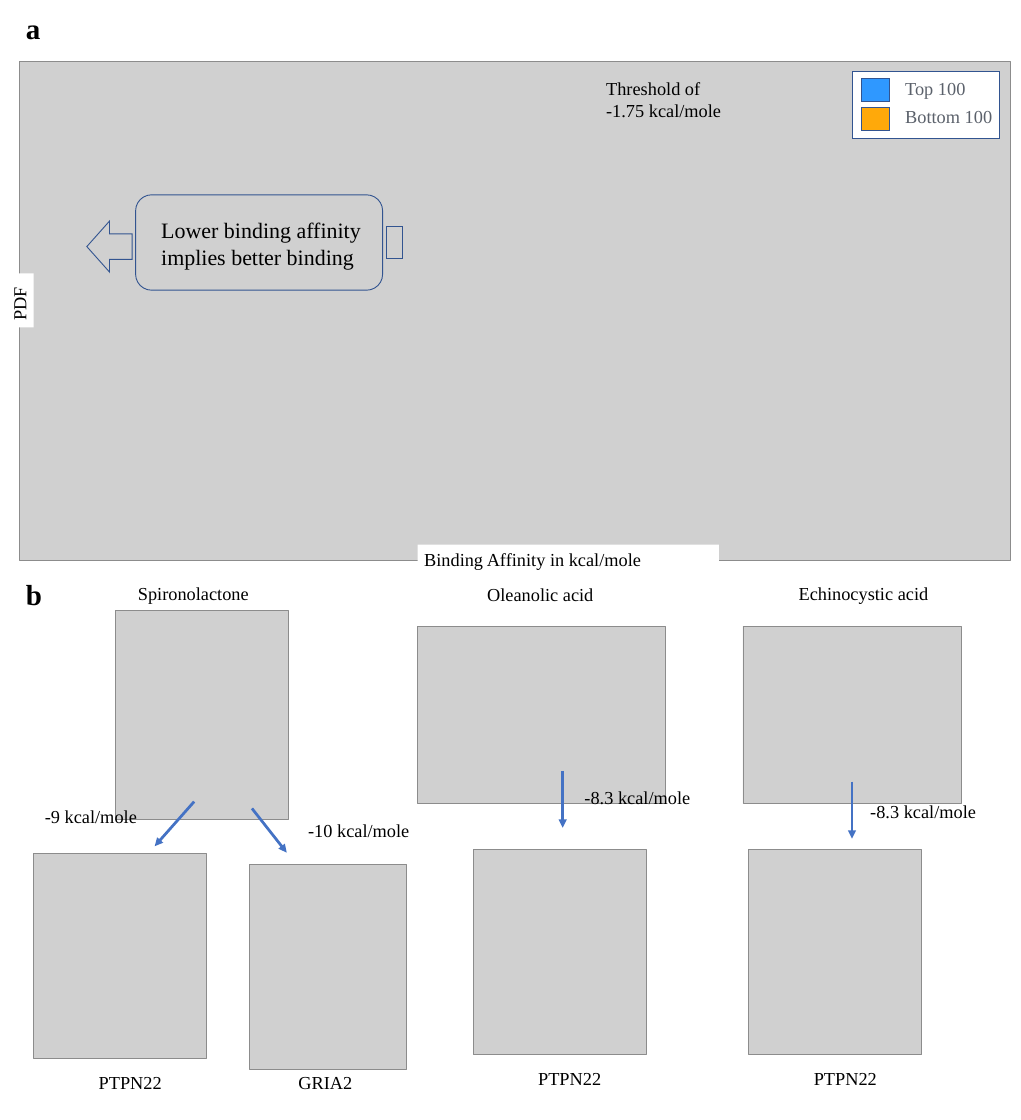
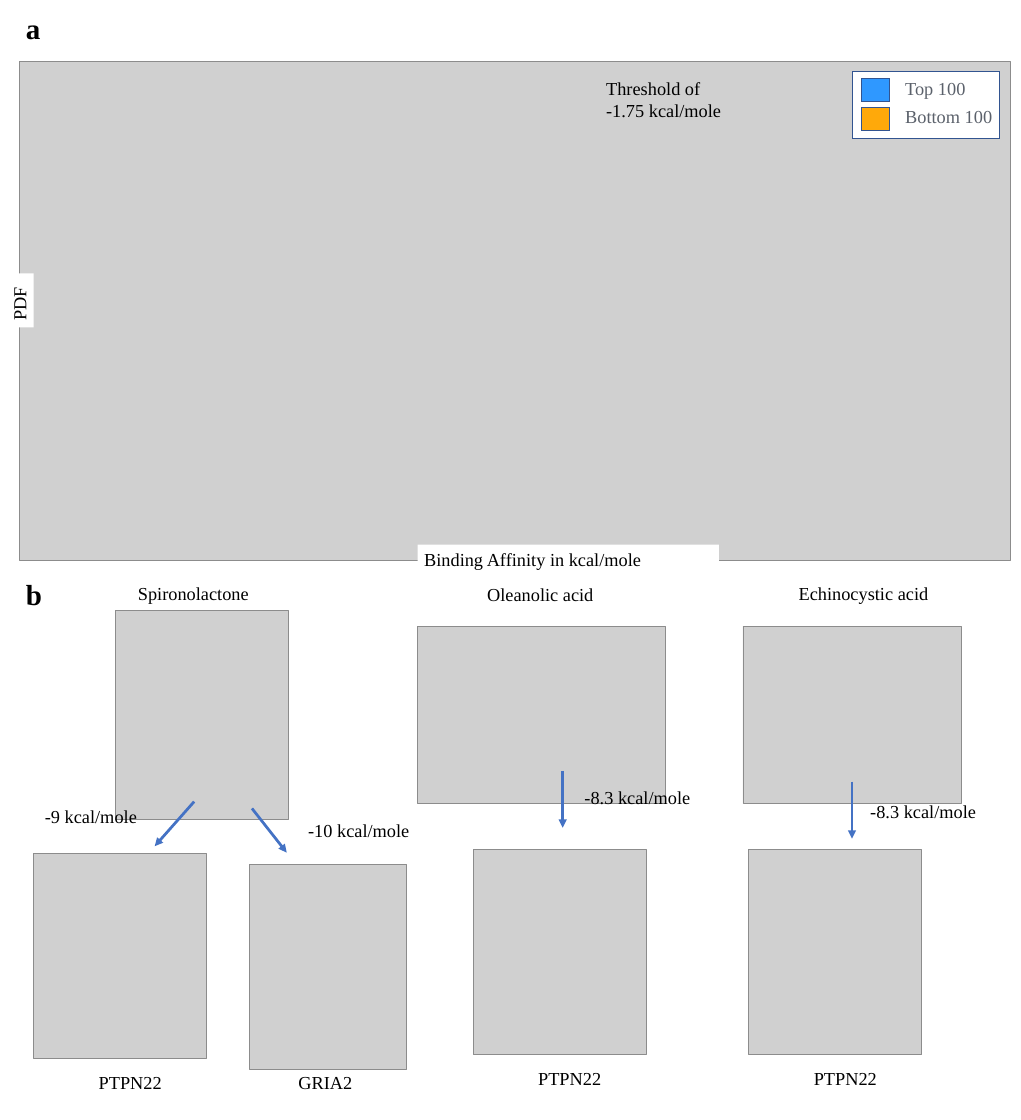
Before and after one commit to Barabasi-Lab/AI-Bind, a slide deck: slide 1 of Images/fig4.pptx. Drawn at 1021x1120 pixels with LibreOffice and Linux fonts; fonts in the diff are those of the drawing; grey boxes stand for pictures. Boxes give left, top, right and bottom in pixels: in the first picture for what was removed or moved away, otherwise in the second. Text is boxed around its words. In the diff, an @@ line names an element or a change of style, - is before the commit and + after.

```diff
--- a/Images/fig4.pptx
+++ b/Images/fig4.pptx
@@ rounded rectangle removed at (x1=136, y1=195, x2=383, y2=290) @@
@@ right arrow removed at (x1=87, y1=221, x2=132, y2=272) @@
@@ text removed at (x1=161, y1=222, x2=361, y2=269) @@
-Lower binding affinity implies better binding
@@ rectangle removed at (x1=386, y1=227, x2=402, y2=258) @@
```
Also in this commit, not shown: 15 other files.
